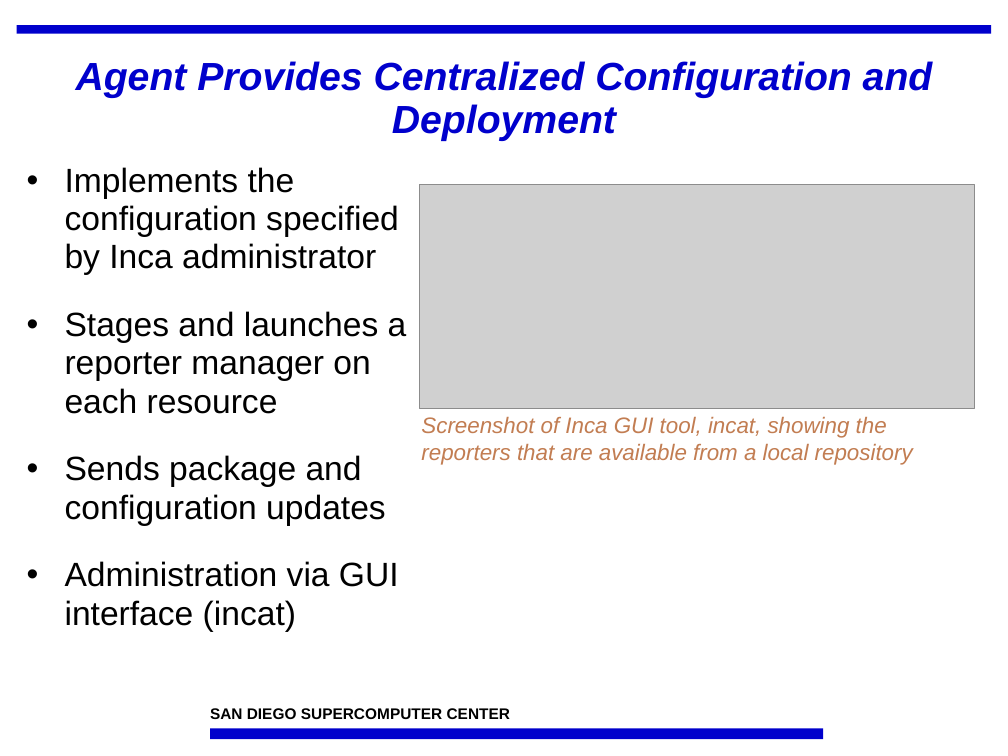
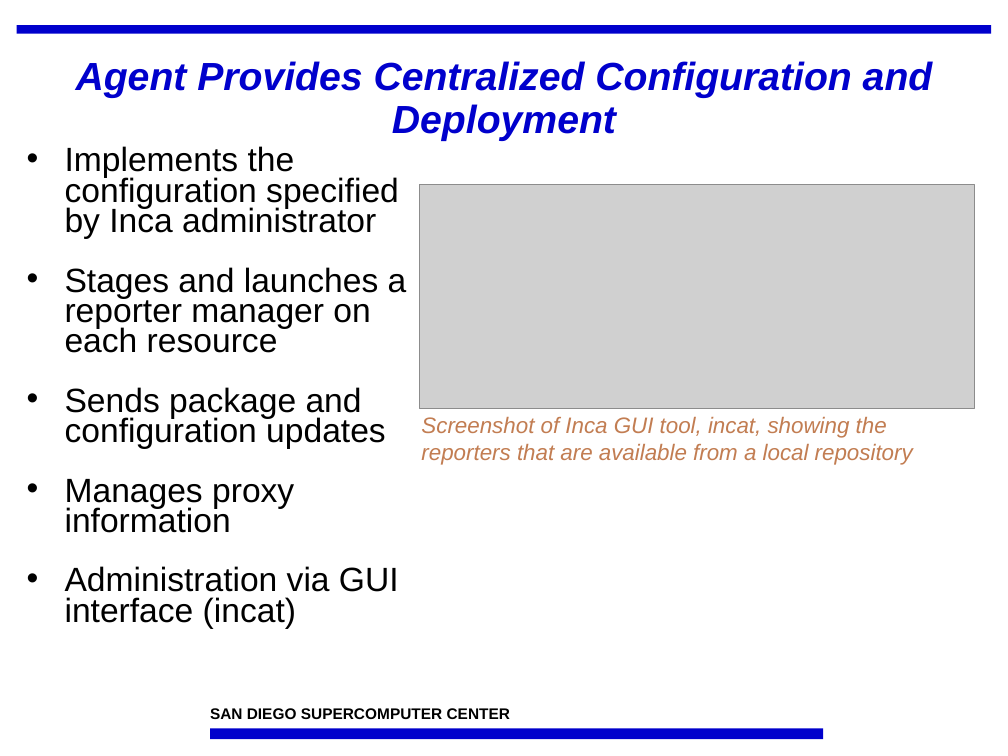
Before and after one commit to IncaProject/inca-xsede, a slide deck: slide 7 of talks/sc07/inca-sc07.ppt. Drawn at 1008x756 pixels with LibreOffice and Linux fonts; fonts in the diff are those of the drawing; grey boxes stand for pictures; background and template pictures are left out. Boxes give left, top, right and bottom in pixels: in the first picture for what was removed or moved away, otherwise in the second. Text is boxed around its words. In the diff, an @@ line names an element or a change of style, - is before the commit and + after.

```diff
--- a/talks/sc07/inca-sc07.ppt
+++ b/talks/sc07/inca-sc07.ppt
@@ text "Implements the configuration specified by ...": place and size @@
-text "Implements the configuration specified by ..." at (65,167,407,632)
+text "Implements the configuration specified by ..." at (65,146,407,629)
@@ text at (65,146,407,629): line spacing 0.95 to 0.75 @@
@@ text at (65,479,294,533): paragraph added @@
+• Manages proxy information
```
Also in this commit, not shown: 2 other slides changed, 1 other file.
